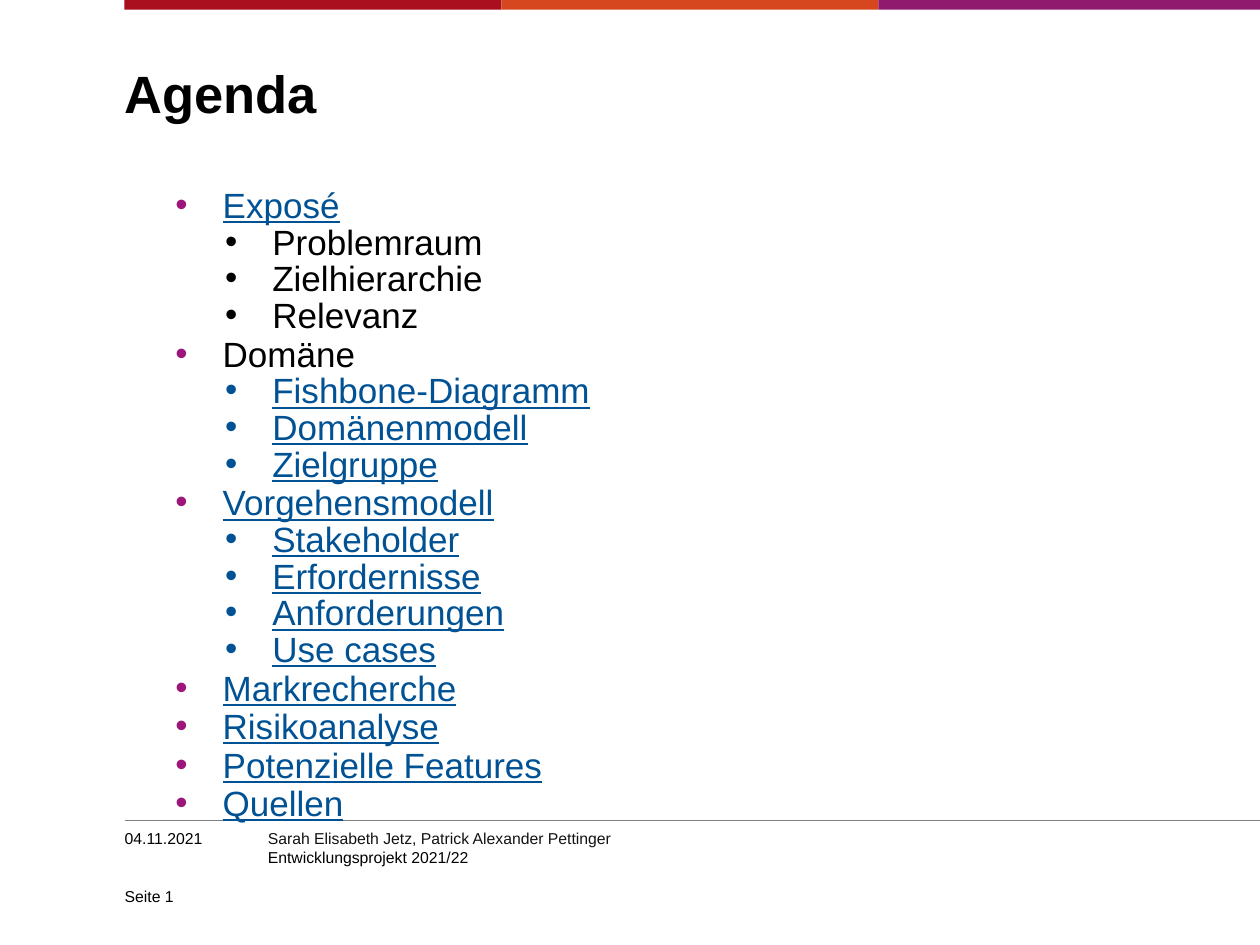
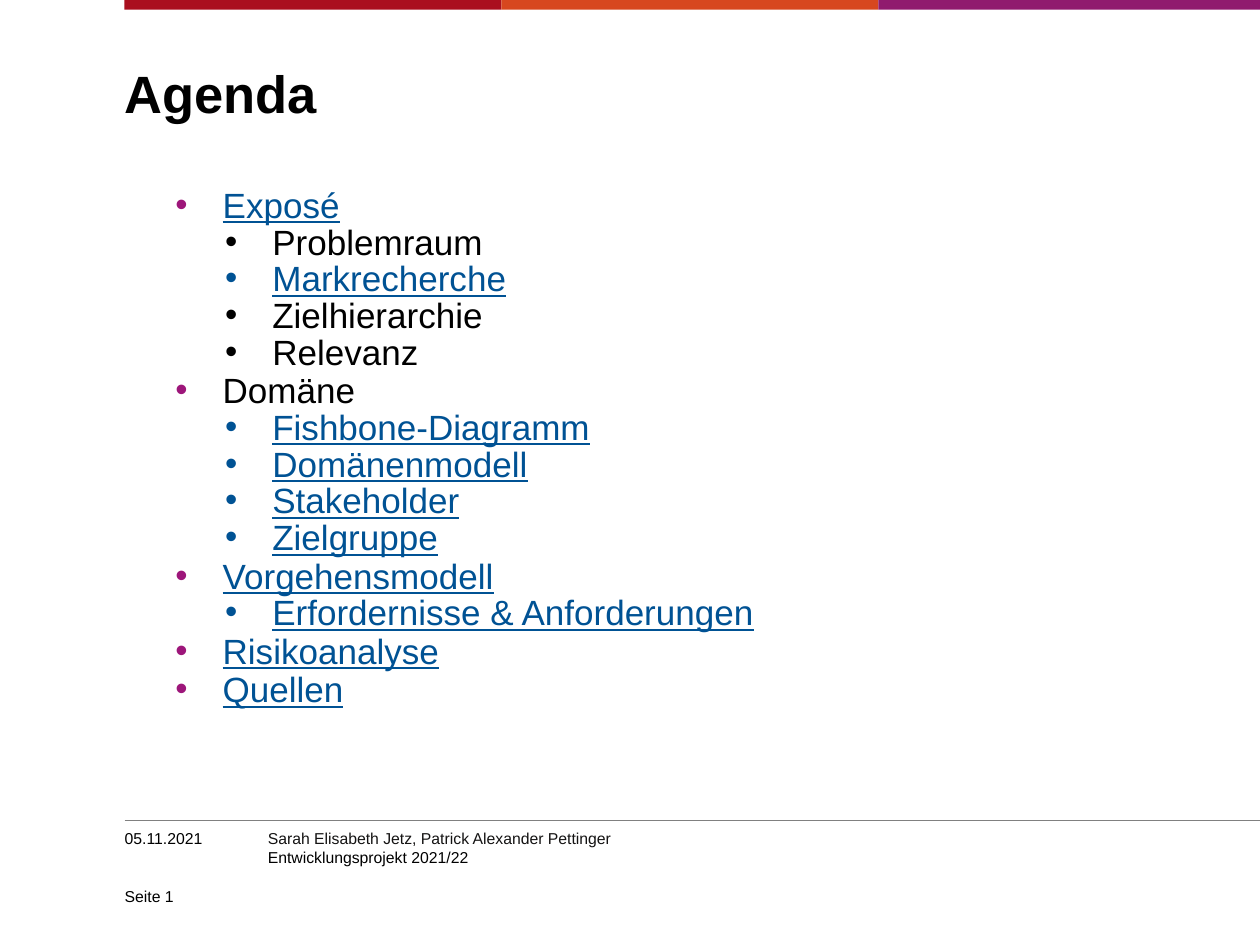
Before and after one commit to SJetz/EPWS2122JetzPettinger, a slide deck: slide 1 of Entwicklungsprojekt202122.pptx. Drawn at 1260x945 pixels with LibreOffice and Linux fonts; fonts in the diff are those of the drawing; background and template pictures are left out. Boxes give left, top, right and bottom in pixels: in the first picture for what was removed or moved away, otherwise in the second. Text is boxed around its words. In the diff, an @@ line names an element or a change of style, - is before the commit and + after.

```diff
--- a/Entwicklungsprojekt202122.pptx
+++ b/Entwicklungsprojekt202122.pptx
@@ text at [272, 265, 506, 297]: paragraph added @@
+        • Markrecherche
@@ text at [272, 487, 459, 519]: paragraph added @@
+        • Stakeholder
@@ text at [272, 599, 754, 632]: text changed @@
-        • Stakeholder
-        • Erfordernisse
-        • Anforderungen
-        • Use cases
-      • Markrecherche
+        • Erfordernisse & Anforderungen
@@ text at [223, 752, 542, 783]: paragraph removed @@
-      • Potenzielle Features
@@ text at [125, 833, 203, 844]: text changed @@
-04.11.2021
+05.11.2021
```
Also in this commit, not shown: 12 other slides changed, 3 slides removed.
